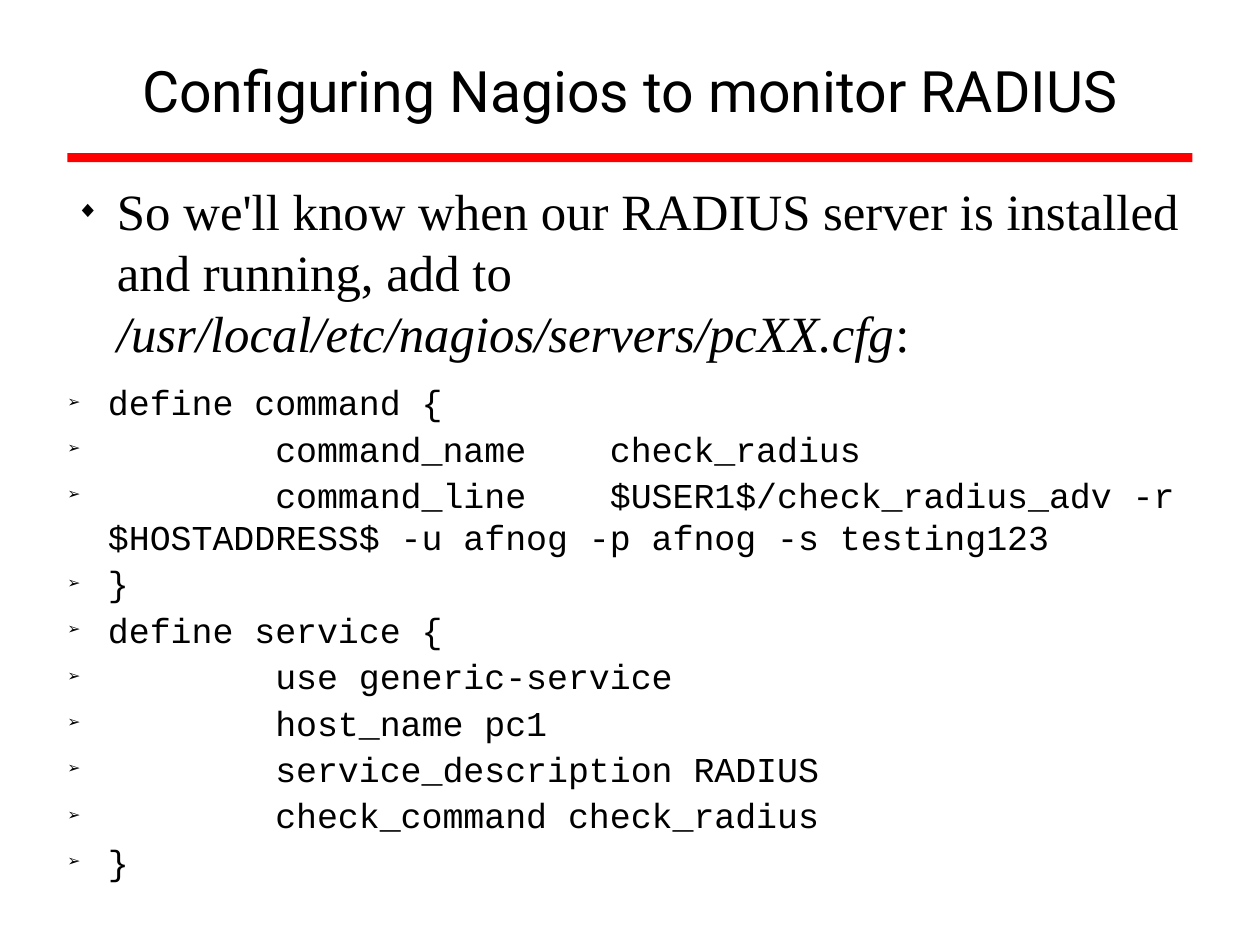
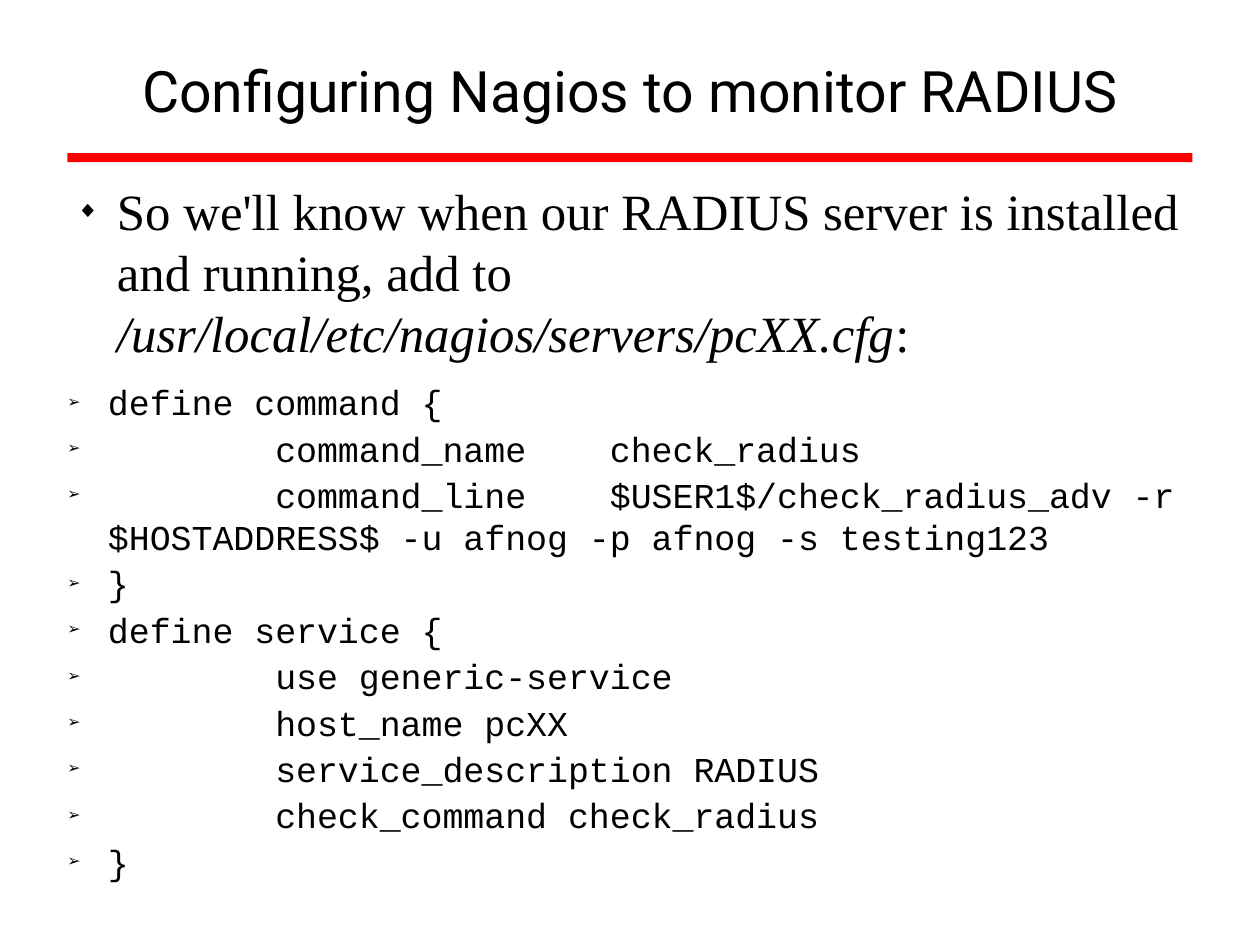
Before and after one commit to afnog/sse, a slide deck: slide 28 of radius/radius_presentation.odp. Drawn at 1260x945 pixels with LibreOffice and Linux fonts; fonts in the diff are those of the drawing; background and template pictures are left out. Boxes give left, top, right and bottom in pixels: in the first picture for what was removed or moved away, otherwise in the second. Text is boxed around its words. In the diff, an @@ line names an element or a change of style, - is before the commit and + after.

```diff
--- a/radius/radius_presentation.odp
+++ b/radius/radius_presentation.odp
@@ text at (275, 711, 568, 744): text changed @@
-  ➢ host_name pc1
+  ➢ host_name pcXX
```
Also in this commit, not shown: 1 other file.
